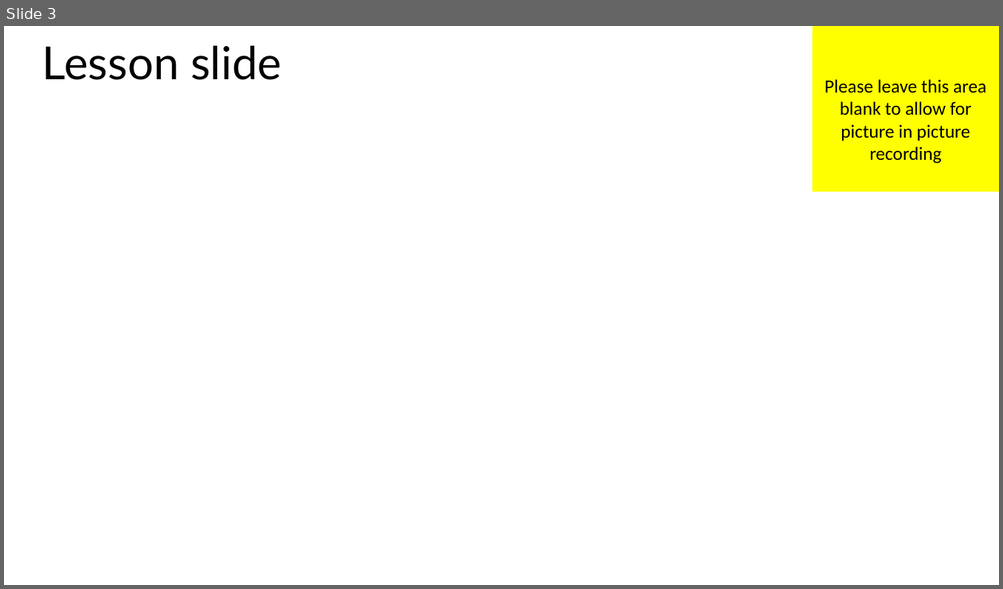
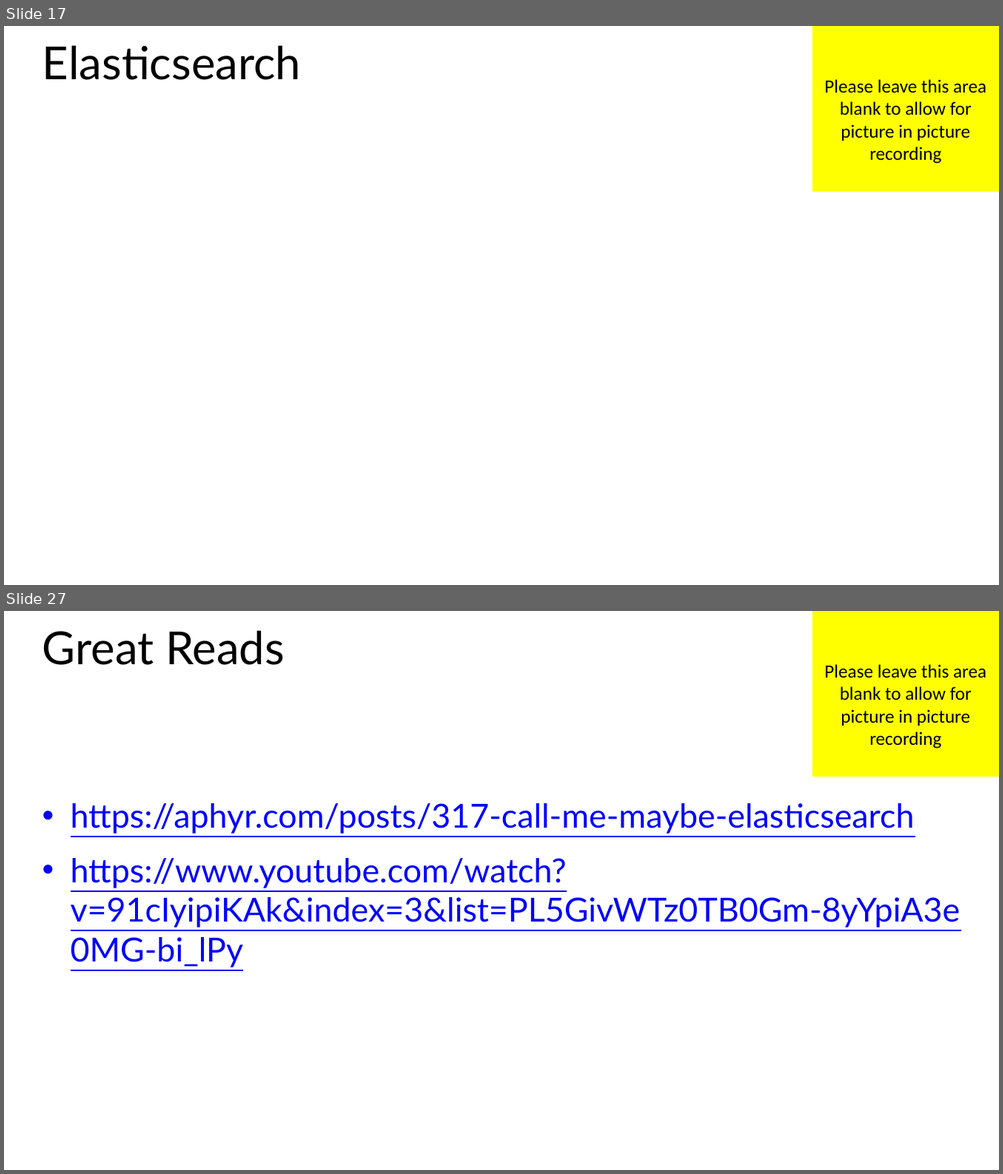
Before and after one commit to MisterJames/AzureImageProcessing, a slide deck: Presentation Materials/MVA-ApplicationsOnAzure-06.pptx. Shown one above the other, each under a label of ours: slide 3 before the commit, slides 17 and 27 after it; the slides between them are not shown. The pictures are 1003x589 and 1003x1174 pixels, drawn with LibreOffice and Linux fonts; fonts in the diff are those of the drawing. Boxes give left, top, right and bottom in pixels: in the first picture for what was removed or moved away, otherwise in the second. Text is boxed around its words. In the diff, an @@ line names an element or a change of style, - is before the commit and + after.

```diff
--- a/Presentation Materials/MVA-ApplicationsOnAzure-06.pptx
+++ b/Presentation Materials/MVA-ApplicationsOnAzure-06.pptx
@@ slide 27 added at <box>4,611,999,1170</box>, background #FFFFFF @@
@@ title added at <box>42,630,284,665</box>, 44 pt, text #000000 @@
+Great Reads
@@ rectangle added at <box>812,611,999,777</box>, fill #FFFF00, 18 pt, text #000000 @@
+Please leave this area blank to allow for picture in picture recording
@@ text added at <box>71,803,960,968</box>, 32 pt, text #0000FF, underline @@
+• https://aphyr.com/posts/317-call-me-maybe-elasticsearch
+• https://www.youtube.com/watch?v=91cIyipiKAk&index=3&list=PL5GivWTz0TB0Gm-8yYpiA3e0MG-bi_lPy
@@ what was slide 3 is now slide 17 @@
@@ slide 17 changed as well @@
@@ title at <box>42,45,301,80</box>: text changed @@
-Lesson slide
+Elasticsearch
```
Also in this commit, not shown: 1 other slide changed, 25 other slides added, 1 slide removed, 33 other files.
